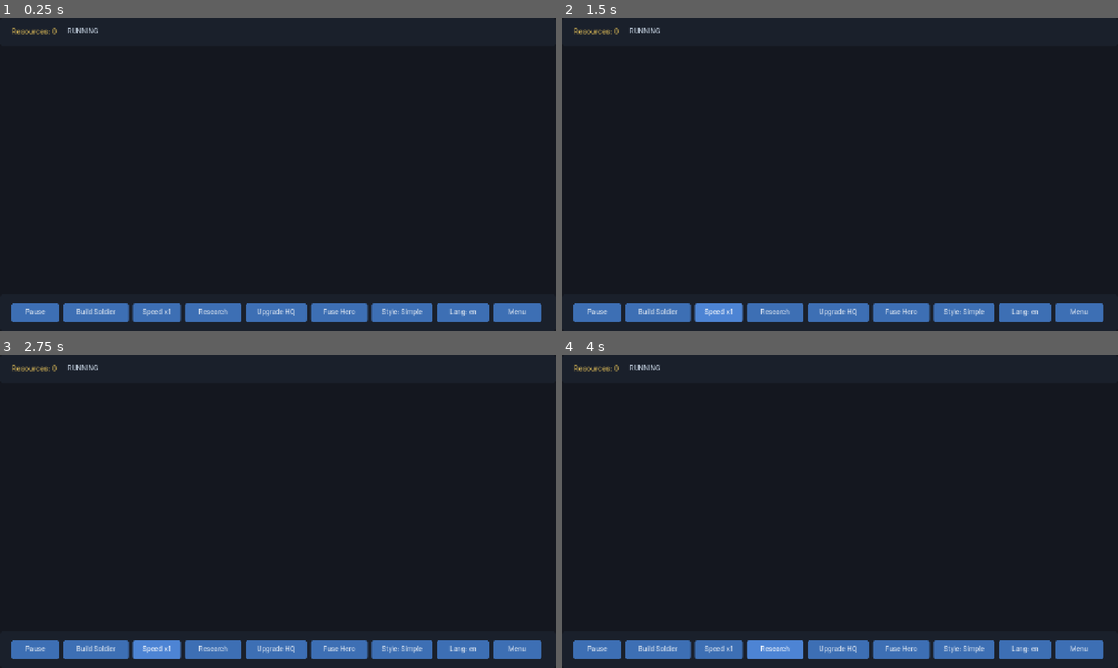
Above: before the commit, frames 1-4 (two rows, left to right).
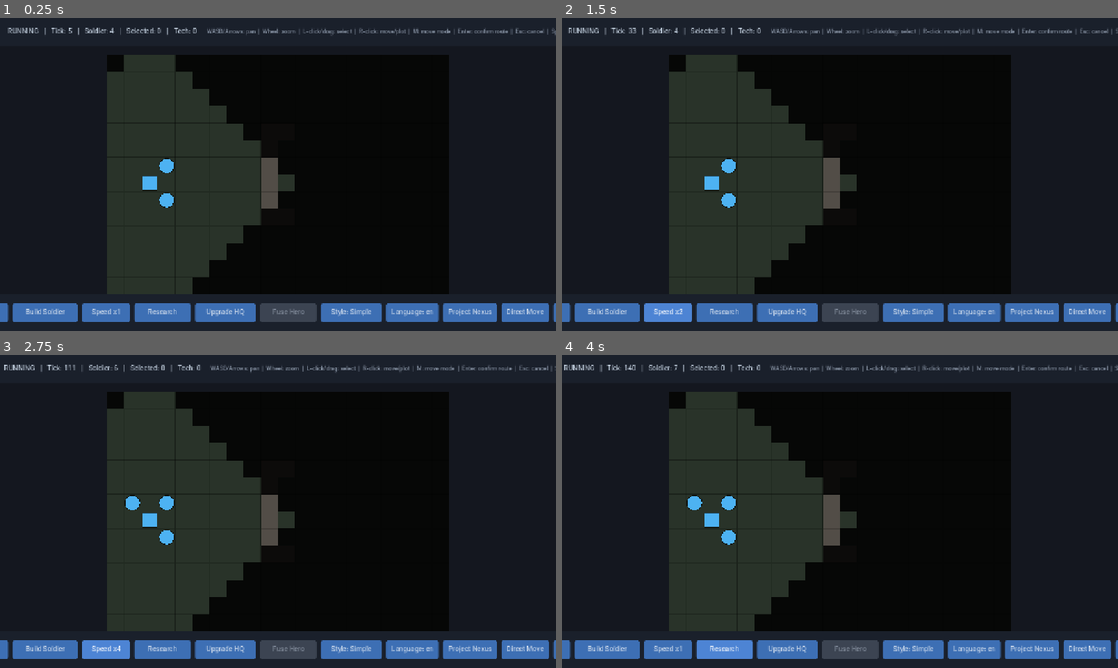
Above: after the commit, the same moments.

Repository: golshandvr-del/Sjalwmbdjdlxl
Game: Godot game, scene res://scenes/game_desktop.tscn
The game is run twice, just before and just after one commit, with the same random seed, the same clock (stepped at 60 frames per second) and the same inputs. This scene is started directly instead of the project's main scene.
Inputs:
- Up to frame 1 (0.25 s): no input
- Up to frame 2 (1.5 s): click "Build Soldier" at 0.5 s; click "Speed x1" at 1.25 s
- Up to frame 3 (2.75 s): click "Speed x1" (after the commit: "Speed x2") at 2 s
- Up to frame 4 (4 s): click "Speed x1" (after the commit: "Speed x4") at 2.75 s; click "Research" at 3.5 s

The runs differ from the first frame. In frame 1, 48% of the frame differs, in the area x 0-100%, y 3-98%; in frame 2, 49%; in frame 3, 49%; in frame 4, 49%.
Error before the commit: Parse Error: Function "_build_message_panel()" not found in base self. (res://ui/desktop/desktop_hud.gd:135)

Commit message:
feat(mc11): desktop Messages panel - chat/strategic-treaty/mission tabs, parity with mobile HUD (MC11.2/11.3/11.4/req11)

Diff:
--- a/ui/desktop/desktop_hud.gd
+++ b/ui/desktop/desktop_hud.gd
@@ -152,6 +152,308 @@
 	else:
 		add_child(_move_mode_button)
 	_update_move_mode_button()
+
+
+# MC11.2/11.3/11.4 (request 11): build the "Messages" button + hidden panel,
+# mirrored from the mobile HUD. Controls only issue authoritative diplomatic
+# Commands via the diplomacy module, keeping the simulation deterministic.
+func _build_message_panel() -> void:
+	_msg_button = Button.new()
+	_msg_button.name = "MessagesButton"
+	_msg_button.text = _loc.t("ui.msg.title")
+	_msg_button.pressed.connect(_on_messages_pressed)
+	var row: Node = get_node_or_null("BottomBar/Margin/Row")
+	if row != null:
+		row.add_child(_msg_button)
+	else:
+		add_child(_msg_button)
+
+	_msg_panel = PanelContainer.new()
+	_msg_panel.name = "MessagesPanel"
+	_msg_panel.visible = false
+	_msg_panel.set_anchors_preset(Control.PRESET_CENTER)
+	_msg_panel.custom_minimum_size = Vector2(380, 420)
+	add_child(_msg_panel)
+
+	var tabs: TabContainer = TabContainer.new()
+	tabs.name = "MessageTabs"
+	_msg_panel.add_child(tabs)
+
+	var chat_tab: Control = _build_chat_tab()
+	chat_tab.name = _loc.t("ui.msg.tab_chat")
+	tabs.add_child(chat_tab)
+
+	var strat_tab: Control = _build_strategic_tab()
+	strat_tab.name = _loc.t("ui.msg.strategic_tab")
+	tabs.add_child(strat_tab)
+
+	var mission_tab: Control = _build_mission_tab()
+	mission_tab.name = _loc.t("ui.msg.mission_tab")
+	tabs.add_child(mission_tab)
+
+
+func _build_chat_tab() -> Control:
+	var box: VBoxContainer = VBoxContainer.new()
+	box.add_theme_constant_override("separation", 6)
+
+	var row: HBoxContainer = HBoxContainer.new()
+	var to_label: Label = Label.new()
+	to_label.text = _loc.t("ui.msg.recipient")
+	row.add_child(to_label)
+	_msg_recipient = OptionButton.new()
+	_populate_recipient_options(_msg_recipient)
+	_msg_recipient.item_selected.connect(func(_i: int) -> void: _refresh_chat_history())
+	row.add_child(_msg_recipient)
+	box.add_child(row)
+
+	_msg_history = RichTextLabel.new()
+	_msg_history.custom_minimum_size = Vector2(360, 280)
+	_msg_history.bbcode_enabled = false
+	box.add_child(_msg_history)
+
+	var send_row: HBoxContainer = HBoxContainer.new()
+	_msg_text_edit = LineEdit.new()
+	_msg_text_edit.placeholder_text = _loc.t("ui.msg.text_hint")
+	_msg_text_edit.custom_minimum_size = Vector2(280, 0)
+	send_row.add_child(_msg_text_edit)
+	var send_btn: Button = Button.new()
+	send_btn.text = _loc.t("ui.msg.send")
+	send_btn.pressed.connect(_on_chat_send_pressed)
+	send_row.add_child(send_btn)
+	box.add_child(send_row)
+
+	_refresh_chat_history()
+	return box
+
+
+func _build_strategic_tab() -> Control:
+	var box: VBoxContainer = VBoxContainer.new()
+	box.add_theme_constant_override("separation", 6)
+
+	var type_row: HBoxContainer = HBoxContainer.new()
+	var t_label: Label = Label.new()
+	t_label.text = _loc.t("ui.msg.treaty_type")
+	type_row.add_child(t_label)
+	_treaty_type_opt = OptionButton.new()
+	for type_id in TreatyUtil.TYPES:
+		_treaty_type_opt.add_item(str(type_id))
+	type_row.add_child(_treaty_type_opt)
+	box.add_child(type_row)
+
+	var target_row: HBoxContainer = HBoxContainer.new()
+	var tg_label: Label = Label.new()
+	tg_label.text = _loc.t("ui.msg.recipient")
+	target_row.add_child(tg_label)
+	_treaty_target_opt = OptionButton.new()
+	_populate_owner_options(_treaty_target_opt)
+	target_row.add_child(_treaty_target_opt)
+	box.add_child(target_row)
+
+	var dur_row: HBoxContainer = HBoxContainer.new()
+	var d_label: Label = Label.new()
+	d_label.text = _loc.t("ui.msg.treaty_duration")
+	dur_row.add_child(d_label)
+	_treaty_duration = SpinBox.new()
+	_treaty_duration.min_value = 0
+	_treaty_duration.max_value = 100000
+	_treaty_duration.value = 0
+	dur_row.add_child(_treaty_duration)
+	box.add_child(dur_row)
+
+	var propose_btn: Button = Button.new()
+	propose_btn.text = _loc.t("ui.msg.treaty_propose")
+	propose_btn.pressed.connect(_on_propose_treaty_pressed)
+	box.add_child(propose_btn)
+	return box
+
+
+func _build_mission_tab() -> Control:
+	var box: VBoxContainer = VBoxContainer.new()
+	box.add_theme_constant_override("separation", 6)
+
+	var mtype_row: HBoxContainer = HBoxContainer.new()
+	var mt_label: Label = Label.new()
+	mt_label.text = _loc.t("ui.msg.mission_tab")
+	mtype_row.add_child(mt_label)
+	_mission_type_opt = OptionButton.new()
+	for m in MissionRequestUtil.TYPES:
+		_mission_type_opt.add_item(_loc.t("ui.msg.mission_" + str(m)))
+	mtype_row.add_child(_mission_type_opt)
+	box.add_child(mtype_row)
+
+	var mtarget_row: HBoxContainer = HBoxContainer.new()
+	var mtg_label: Label = Label.new()
+	mtg_label.text = _loc.t("ui.msg.recipient")
+	mtarget_row.add_child(mtg_label)
+	_mission_target_opt = OptionButton.new()
+	_populate_owner_options(_mission_target_opt)
+	mtarget_row.add_child(_mission_target_opt)
+	box.add_child(mtarget_row)
+
+	var cell_row: HBoxContainer = HBoxContainer.new()
+	var c_label: Label = Label.new()
+	c_label.text = _loc.t("ui.msg.mission_cell")
+	cell_row.add_child(c_label)
+	_mission_cell_x = SpinBox.new()
+	_mission_cell_x.min_value = 0
+	_mission_cell_x.max_value = 100000
+	cell_row.add_child(_mission_cell_x)
+	_mission_cell_y = SpinBox.new()
+	_mission_cell_y.min_value = 0
+	_mission_cell_y.max_value = 100000
+	cell_row.add_child(_mission_cell_y)
+	box.add_child(cell_row)
+
+	var commit_row: HBoxContainer = HBoxContainer.new()
+	var cm_label: Label = Label.new()
+	cm_label.text = _loc.t("ui.msg.commitment")
+	commit_row.add_child(cm_label)
+	_mission_commit = HSlider.new()
+	_mission_commit.min_value = MissionRequestUtil.COMMIT_MIN
+	_mission_commit.max_value = MissionRequestUtil.COMMIT_MAX
+	_mission_commit.value = MissionRequestUtil.COMMIT_DEFAULT
+	_mission_commit.custom_minimum_size = Vector2(220, 0)
+	commit_row.add_child(_mission_commit)
+	box.add_child(commit_row)
+
+	var send_btn: Button = Button.new()
+	send_btn.text = _loc.t("ui.msg.mission_send")
+	send_btn.pressed.connect(_on_mission_send_pressed)
+	box.add_child(send_btn)
+	return box
+
+
+func _populate_recipient_options(opt: OptionButton) -> void:
+	opt.clear()
+	var choices: Array = MessageLogUtil.recipient_choices(_owner_count(), LOCAL_PLAYER)
+	for owner in choices:
+		var oid: int = int(owner)
+		opt.add_item(_owner_label(oid))
+		opt.set_item_metadata(opt.item_count - 1, oid)
+
+
+func _populate_owner_options(opt: OptionButton) -> void:
+	opt.clear()
+	for o in range(_owner_count()):
+		if o == LOCAL_PLAYER:
+			continue
+		opt.add_item(_owner_label(o))
+		opt.set_item_metadata(opt.item_count - 1, o)
+
+
+func _owner_label(owner: int) -> String:
+	if owner == MessageLogUtil.BROADCAST:
+		return _loc.t("ui.msg.broadcast")
+	return _loc.t("ui.msg.player").replace("{id}", str(owner))
+
+
+func _owner_count() -> int:
+	var teams: Dictionary = Nexus.world_state.get_section("match").get("teams", {})
+	var maxo: int = LOCAL_PLAYER
+	for k in teams.keys():
+		maxo = max(maxo, int(str(k)))
+	return max(2, maxo + 1)
+
+
+func _selected_owner(opt: OptionButton, fallback: int) -> int:
+	if opt == null or opt.selected < 0:
+		return fallback
+	var meta = opt.get_item_metadata(opt.selected)
+	return int(meta) if meta != null else fallback
+
+
+func _on_messages_pressed() -> void:
+	if _msg_panel == null:
+		return
+	_msg_panel.visible = not _msg_panel.visible
+	if _msg_panel.visible:
+		_refresh_chat_history()
+
+
+func _on_chat_send_pressed() -> void:
+	if _msg_text_edit == null:
+		return
+	var text: String = _msg_text_edit.text.strip_edges()
+	if text == "":
+		return
+	var recipient: int = _selected_owner(_msg_recipient, MessageLogUtil.BROADCAST)
+	MessageLogUtil.append_message(_msg_log, MessageLogUtil.make_message(
+		LOCAL_PLAYER, recipient, text, int(Nexus.world_state.current_tick)))
+	_msg_text_edit.text = ""
+	_refresh_chat_history()
+
+
+func _refresh_chat_history() -> void:
+	if _msg_history == null:
+		return
+	var recipient: int = _selected_owner(_msg_recipient, MessageLogUtil.BROADCAST)
+	var shown: Array
+	if recipient == MessageLogUtil.BROADCAST:
+		shown = MessageLogUtil.filter_for_owner(_msg_log, LOCAL_PLAYER)
+	else:
+		shown = MessageLogUtil.conversation(_msg_log, LOCAL_PLAYER, recipient)
+	if shown.is_empty():
+		_msg_history.text = _loc.t("ui.msg.no_messages")
+		return
+	var lines: Array = []
+	for m in shown:
+		var md: Dictionary = m as Dictionary
+		lines.append("[%d] %s -> %s: %s" % [
+			int(md.get("tick", 0)),
+			_owner_label(int(md.get("sender", 0))),
+			_owner_label(int(md.get("recipient", MessageLogUtil.BROADCAST))),
+			str(md.get("text", "")),
+		])
+	_msg_history.text = "\n".join(lines)
+
+
+func _on_propose_treaty_pressed() -> void:
+	var diplomacy: Object = Nexus.get_module("diplomacy")
+	if diplomacy == null:
+		return
+	var type_id: String = str(TreatyUtil.TYPES[max(0, _treaty_type_opt.selected)])
+	var target: int = _selected_owner(_treaty_target_opt, LOCAL_PLAYER)
+	if target == LOCAL_PLAYER:
+		return
+	var treaty: Dictionary = TreatyUtil.make_treaty(
+		type_id, LOCAL_PLAYER, target, {}, {}, int(_treaty_duration.value),
+		int(Nexus.world_state.current_tick))
+	if not TreatyUtil.is_valid(treaty):
+		return
+	diplomacy.issue_propose(LOCAL_PLAYER, treaty)
+	MessageLogUtil.append_message(_msg_log, MessageLogUtil.make_message(
+		LOCAL_PLAYER, target,
+		_loc.t("ui.msg.treaty_propose") + ": " + type_id,
+		int(Nexus.world_state.current_tick),
+		MessageLogUtil.CHANNEL_STRATEGIC, { "treaty": treaty }))
+
+
+func _on_mission_send_pressed() -> void:
+	var diplomacy: Object = Nexus.get_module("diplomacy")
+	if diplomacy == null:
+		return
+	var target: int = _selected_owner(_mission_target_opt, LOCAL_PLAYER)
+	if target == LOCAL_PLAYER:
+		return
+	var mtype: String = str(MissionRequestUtil.TYPES[max(0, _mission_type_opt.selected)])
+	var mission: Dictionary = MissionRequestUtil.make_mission(
+		LOCAL_PLAYER, target, mtype,
+		int(_mission_cell_x.value), int(_mission_cell_y.value),
+		int(_mission_commit.value))
+	if not MissionRequestUtil.is_valid(mission):
+		return
+	var treaty_type: String = TreatyUtil.REQUEST_DEFENSE if mtype == MissionRequestUtil.DEFEND else TreatyUtil.REQUEST_ATTACK
+	var treaty: Dictionary = TreatyUtil.make_treaty(
+		treaty_type, LOCAL_PLAYER, target, { "mission": mission }, {}, 0,
+		int(Nexus.world_state.current_tick))
+	if not TreatyUtil.is_valid(treaty):
+		return
+	diplomacy.issue_propose(LOCAL_PLAYER, treaty)
+	MessageLogUtil.append_message(_msg_log, MessageLogUtil.make_message(
+		LOCAL_PLAYER, target,
+		_loc.t("ui.msg.mission_send") + ": " + mtype,
+		int(Nexus.world_state.current_tick),
+		MessageLogUtil.CHANNEL_STRATEGIC, { "mission": mission }))
 
 
 func _process(delta: float) -> void:
